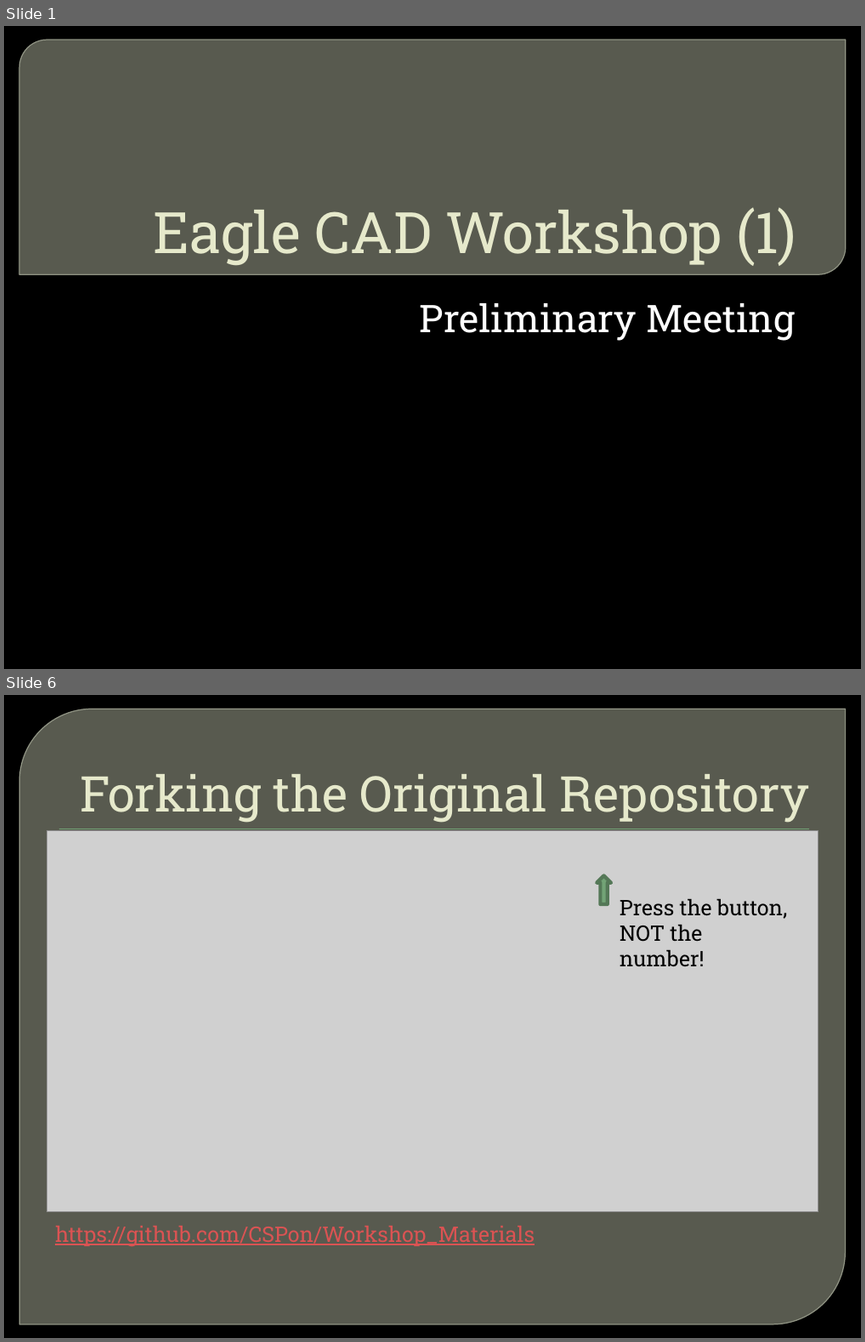
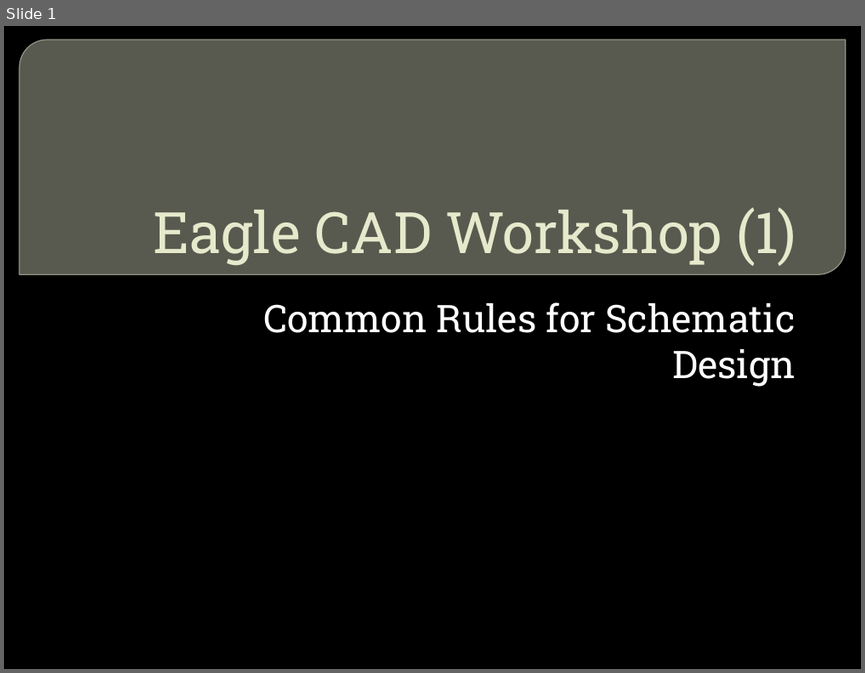
Before and after one commit to CSPon/Workshop_Materials, a slide deck: Workshop_Slides/Eagle CAD/Eagle CAD Workshop (1).pptx. Shown one above the other, each under a label of ours: slides 1 and 6 before the commit, slide 1 after it; the slides between them are not shown. The pictures are 865x1342 and 865x673 pixels, drawn with LibreOffice and Linux fonts; fonts in the diff are those of the drawing; grey boxes stand for pictures; background and template pictures are left out. Boxes give left, top, right and bottom in pixels: in the first picture for what was removed or moved away, otherwise in the second. Text is boxed around its words. In the diff, an @@ line names an element or a change of style, - is before the commit and + after.

```diff
--- a/Workshop_Slides/Eagle CAD/Eagle CAD Workshop (1).pptx
+++ b/Workshop_Slides/Eagle CAD/Eagle CAD Workshop (1).pptx
@@ slide 6 removed at [4,695,861,1338], background picture (left out) @@
@@ round diag rect removed at [19,709,846,1324] @@
@@ title removed at [80,774,809,823] @@
-Forking the Original Repository
@@ picture removed at [46,830,818,1212] @@
@@ rectangle removed at [59,828,809,829] @@
@@ up arrow removed at [597,876,612,904] @@
@@ text removed at [619,898,787,967] @@
-Press the button,
-NOT the number!
@@ text removed at [55,1225,534,1247] @@
-https://github.com/CSPon/Workshop_Materials
@@ slide 1 changed as well @@
@@ subtitle at [263,302,795,386]: text changed @@
-Preliminary Meeting
+Common Rules for Schematic Design
```
Also in this commit, not shown: 4 other slides changed, 7 slides added, 13 other slides removed, 3 other files.
